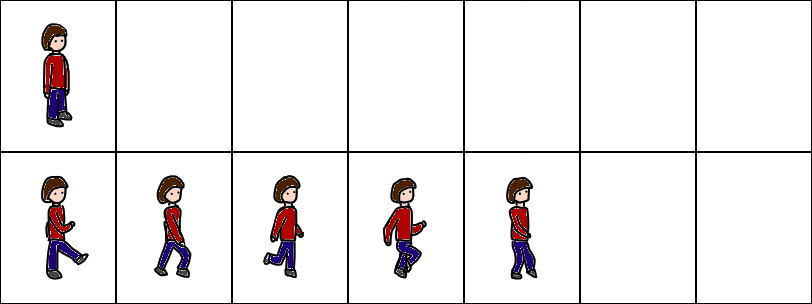
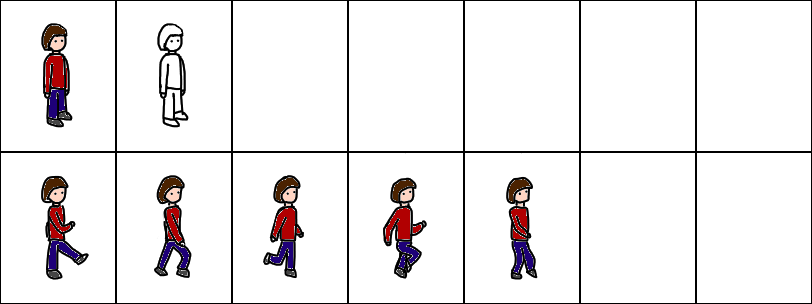
The second 812x304 image is a revision of the first. Changes to its layers:
painted on "Background" (1st of 2) over [157, 1, 522, 128]
added layer "1" (1st of 2) above "Paint Layer 1" over [157, 23, 189, 128]
painted on "Paint Layer 1" (2nd of 2) over [157, 1, 522, 128]
painted on "1" (2nd of 2) over [157, 1, 522, 128]
